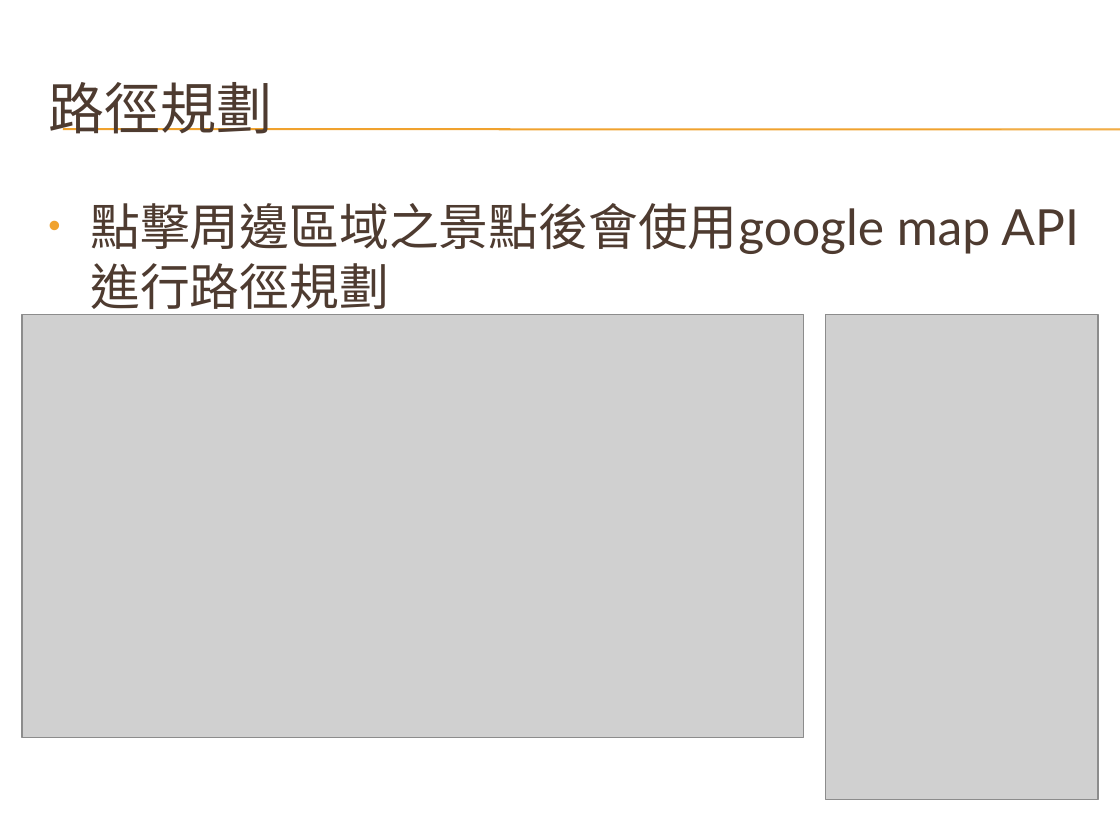
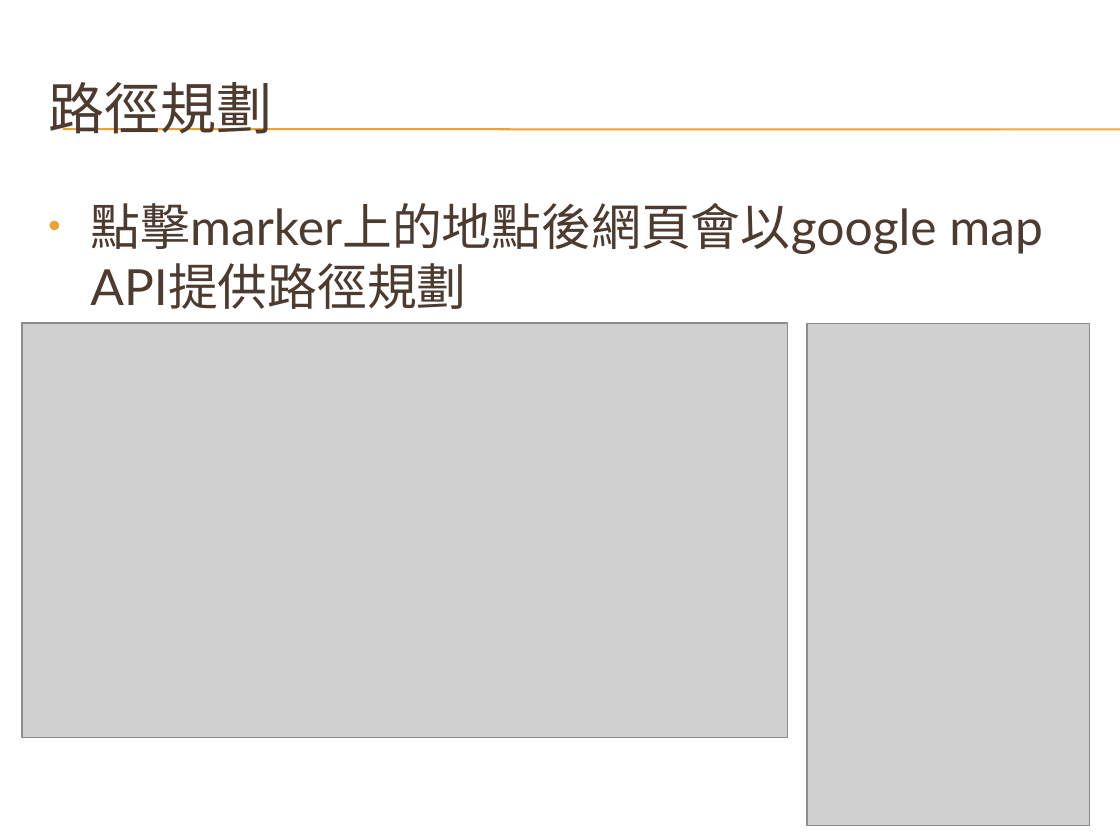
Before and after one commit to mjwade03/HtmlProject, a slide deck: slide 9 of HtmlProject/NodejsCompleteServer/Slide/天氣概況綜合資訊站 - 3rd stage.pptx. Drawn at 1120x840 pixels with LibreOffice and Linux fonts; fonts in the diff are those of the drawing; grey boxes stand for pictures; background and template pictures are left out. Boxes give left, top, right and bottom in pixels: in the first picture for what was removed or moved away, otherwise in the second. Text is boxed around its words. In the diff, an @@ line names an element or a change of style, - is before the commit and + after.

```diff
--- a/HtmlProject/NodejsCompleteServer/Slide/天氣概況綜合資訊站 - 3rd stage.pptx
+++ b/HtmlProject/NodejsCompleteServer/Slide/天氣概況綜合資訊站 - 3rd stage.pptx
@@ text at <box>90,203,1043,309</box>: text changed @@
-• 點擊周邊區域之景點後會使用google map API進行路徑規劃
+• 點擊marker上的地點後網頁會以google map API提供路徑規劃
@@ picture: place and size @@
-picture at <box>22,315,804,738</box>
+picture at <box>22,323,787,737</box>
@@ picture: place and size @@
-picture at <box>825,315,1098,800</box>
+picture at <box>806,324,1089,827</box>
```
Also in this commit, not shown: 8 other slides changed, 3 slides added, 3 other files.
